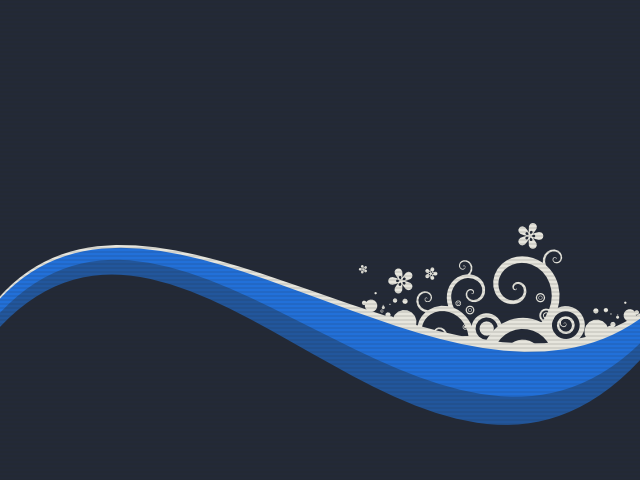
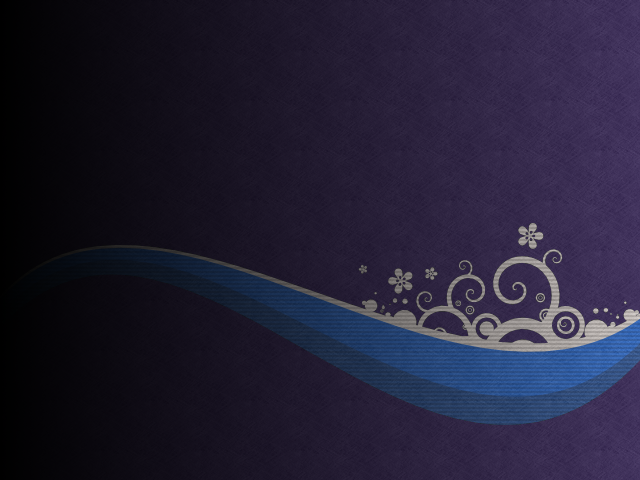
Two versions of the same layered image (640×480). Layer-by-layer changes:
added layer "Shadow#3" above "Color#2" over (0, 0, 638, 480)
painted on "Color#2" over (0, 0, 640, 480)
"Color#1": opacity 15% → 10% over (0, 0, 640, 480)
removed layer "Pattern" (was 10%) over (0, 0, 640, 480)
added layer "Shadow#1" (15%) above "Pattern (Stripes)" over (0, 0, 640, 480)
added layer "Pattern (Stripes)" (15%) above "Pattern (Paper)" over (0, 223, 640, 425)
added layer "Pattern (Paper)" (30%) above "Background" over (0, 0, 640, 480)
painted on "Background" over (380, 304, 577, 336)
